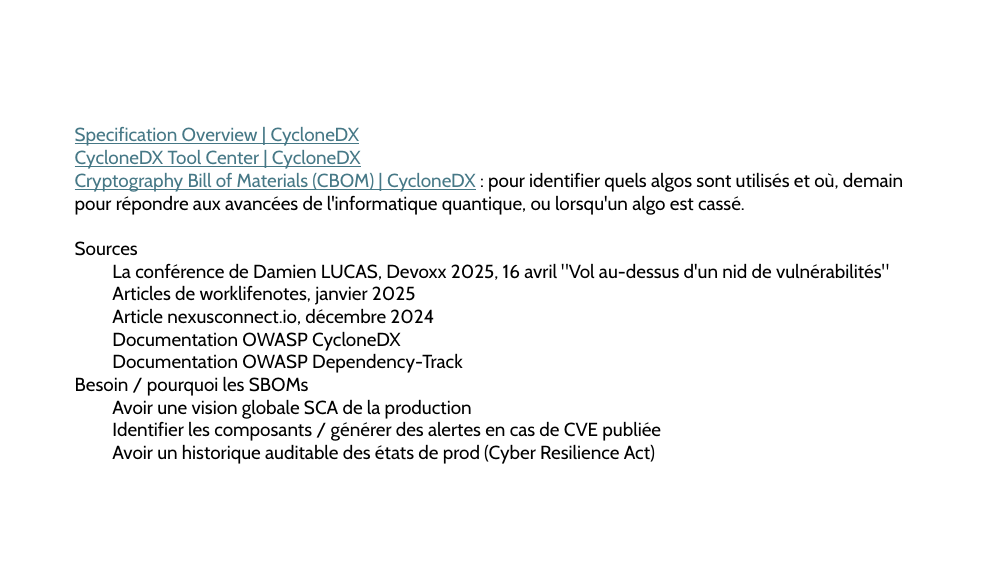
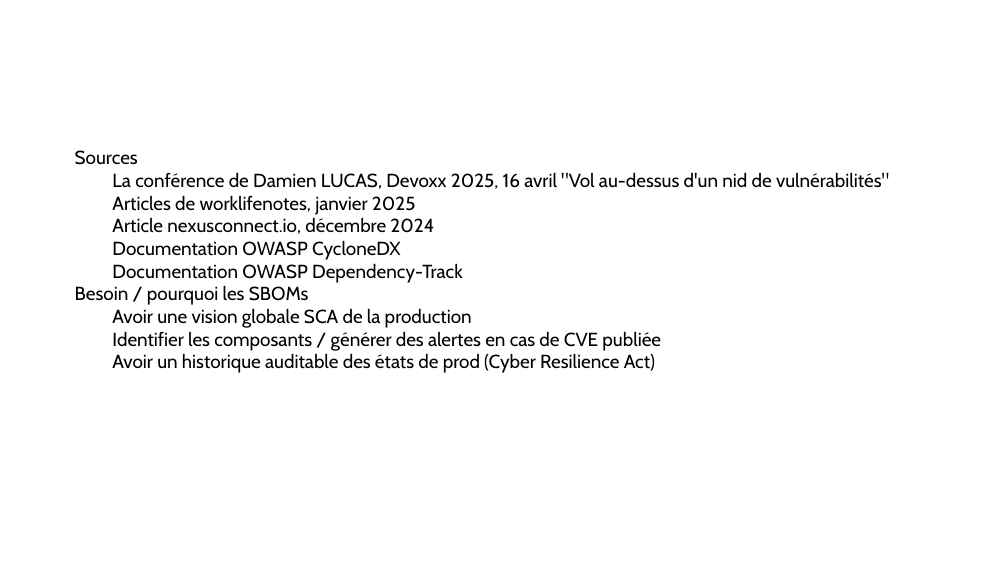
Before and after one commit to avergnaud/sboms, a slide deck: slide 2 of SBOM.pptx. Drawn at 1008x567 pixels with LibreOffice and Linux fonts; fonts in the diff are those of the drawing. Boxes give left, top, right and bottom in pixels: in the first picture for what was removed or moved away, otherwise in the second. Text is boxed around its words. In the diff, an @@ line names an element or a change of style, - is before the commit and + after.

```diff
--- a/SBOM.pptx
+++ b/SBOM.pptx
@@ text at [75, 127, 903, 215]: paragraphs removed @@
-Specification Overview | CycloneDX
-CycloneDX Tool Center | CycloneDX
-Cryptography Bill of Materials (CBOM) | CycloneDX : pour identifier quels algos sont utilisés et où, demain pour répondre aux avancées de l'informatique quantique, ou lorsqu'un algo est cassé.
```
Also in this commit, not shown: 1 other slide changed, 1 slide added, 4 other files.
